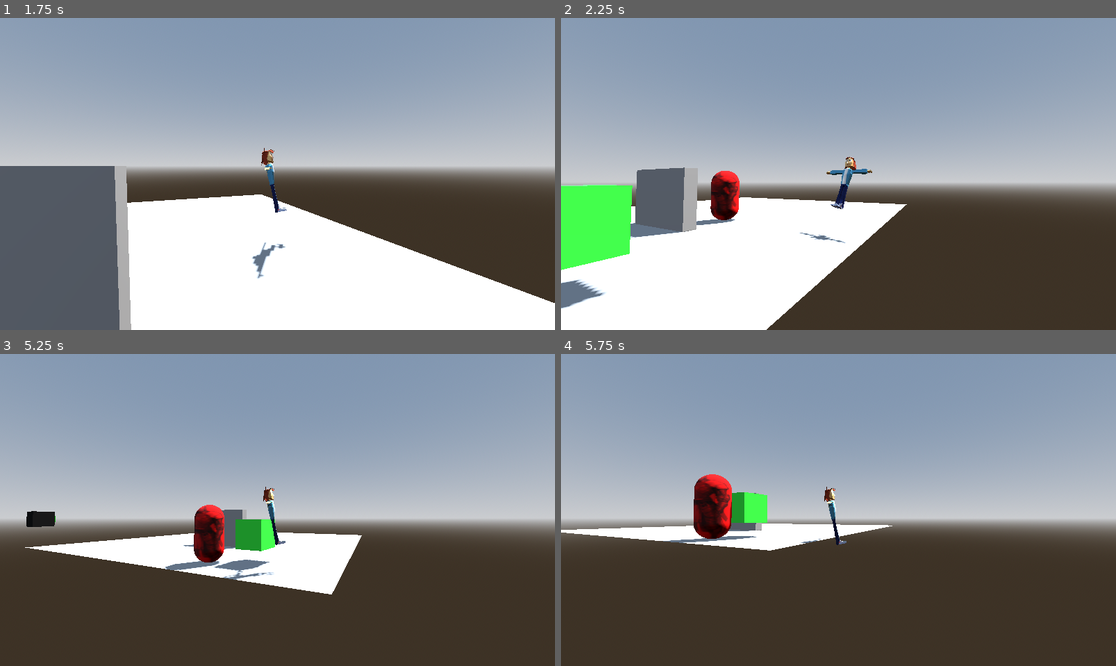
Above: before the commit, frames 1-4 (two rows, left to right).
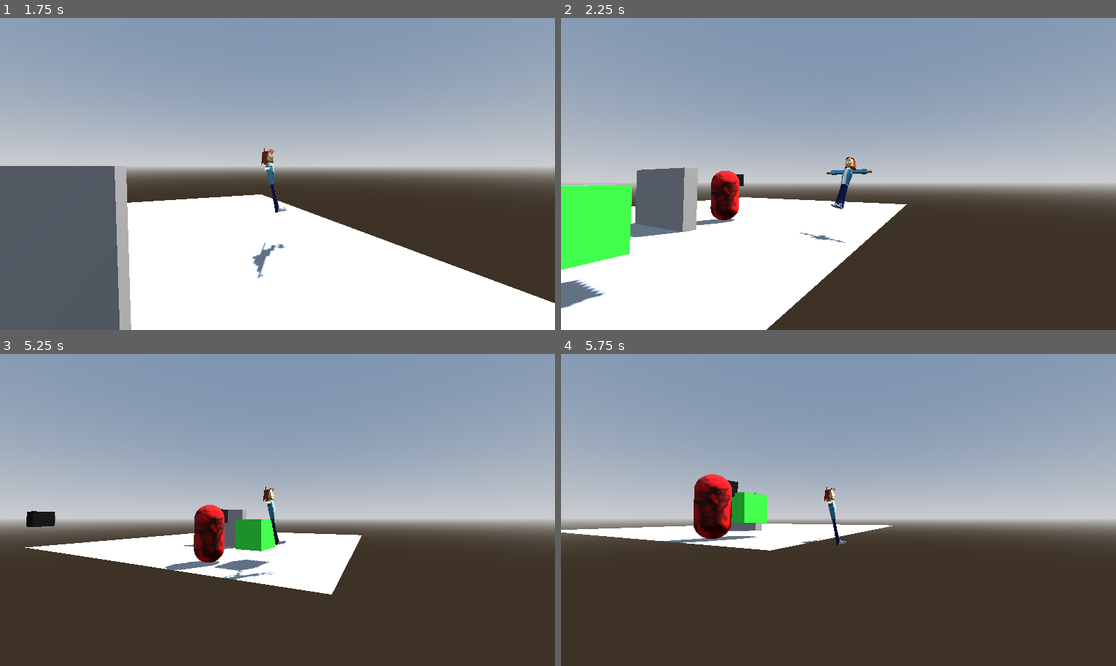
Above: after the commit, the same moments.

Repository: UltraWobbles/TripleHeroT
Game: Godot game, scene res://Scenes/scene_1.tscn
Two runs of this game, one before a commit and one after it. Both use one fixed random seed, a clock stepped at 60 frames per second and the inputs below.
Inputs (mouse positions are in pixels of both pictures, inside the frame that each line leads up to):
- Up to frame 1 (1.75 s): tap Enter (ui_accept) at 0.5, 0.77, 1.52 s; move the mouse to (271, 180) at 0.52 s; hold D (right) from 0.53 s (still down); tap W (foward) at 0.6 s; move the mouse to (316, 177) at 1.27 s; click (316, 177) at 1.35 s
- Up to frame 2 (2.25 s): move the mouse to (794, 170) at 2.02 s; release D (right) at 2.03 s; hold A (left) from 2.03 s (still down); hold Tab (toggle_mouse_capture) from 2.03 s (still down)
- Up to frame 3 (5.25 s): move the mouse to (305, 510) at 2.77 s; release Tab (toggle_mouse_capture) at 2.78 s; tap Mouse wheel down (wheel_down) at 2.85 s; tap Enter (ui_accept) at 3.02, 3.77, 4.52 s; move the mouse to (194, 432) at 3.52 s; release A (left) at 3.53 s; hold S (back) 3.53-4.28 s; hold Mouse wheel up (wheel_up) 3.53-4.28 s; move the mouse to (399, 494) at 4.27 s; hold D (right) from 4.28 s (still down); tap W (foward) at 4.35 s; move the mouse to (166, 525) at 5.02 s; click (166, 525) at 5.1 s
- Up to frame 4 (5.75 s): keep holding D (right)

Frame 1 is identical in both runs. In frame 2, less than 0.1% of the frame differs, in the area x 31-33%, y 50-54%; in frame 3, less than 0.1%; in frame 4, less than 0.1%, in the area x 23-32%, y 40-60%.

Commit message:
Added detection to enemy

Diff:
--- a/hero-game/Characters/test_enemy.tscn
+++ b/hero-game/Characters/test_enemy.tscn
@@ -2,6 +2,7 @@
 
 [ext_resource type="Script" uid="uid://b4xtoi23gt0yl" path="res://Scripts/enemy.gd" id="1_x3ej8"]
 [ext_resource type="Texture2D" uid="uid://batsa334uutbv" path="res://Images/AD.jpg" id="2_1v0cd"]
+[ext_resource type="PackedScene" uid="uid://2xtudbelmf1y" path="res://Characters/line_of_sight.tscn" id="3_1v0cd"]
 
 [sub_resource type="CapsuleMesh" id="CapsuleMesh_tmf4i"]
 
@@ -23,3 +24,6 @@
 
 [node name="NavigationAgent3D" type="NavigationAgent3D" parent="." unique_id=352869758]
 path_height_offset = 0.1
+
+[node name="LineOfSight" parent="." unique_id=1566210409 instance=ExtResource("3_1v0cd")]
+transform = Transform3D(1, 0, 0, 0, 1, 0, 0, 0, 1, 0, 0.6, -0.39999998)
